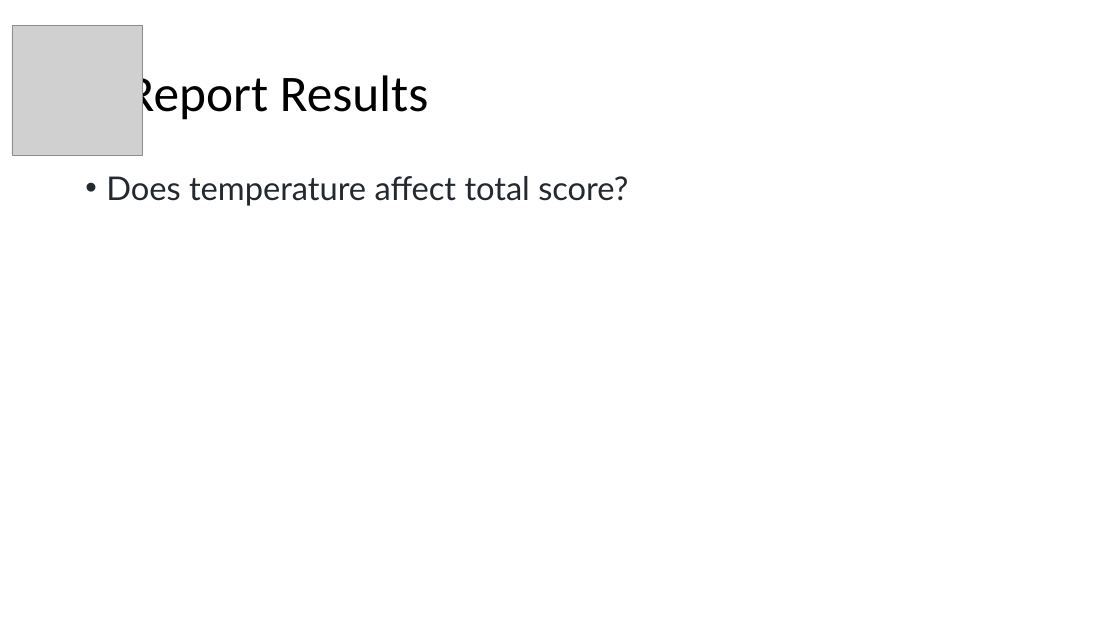
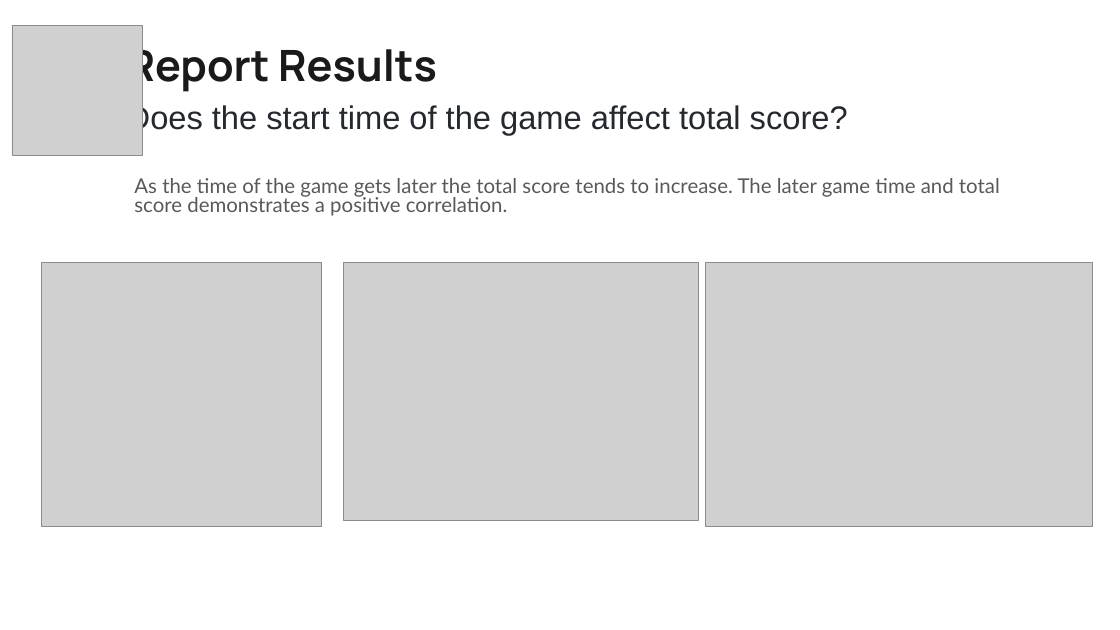
Before and after one commit to AndyGoodwin16/CFBGamesVSWeather, a slide deck: slide 11 of Project 1.pptx (slide 12 before the commit). Drawn at 1120x630 pixels with LibreOffice and Linux fonts; fonts in the diff are those of the drawing; grey boxes stand for pictures. Boxes give left, top, right and bottom in pixels: in the first picture for what was removed or moved away, otherwise in the second. Text is boxed around its words. In the diff, an @@ line names an element or a change of style, - is before the commit and + after.

```diff
--- a/Project 1.pptx
+++ b/Project 1.pptx
@@ title at [127,41,437,94]: size 44 to 37 pt, font Calibri to Manrope, text colour #000000 to #1A1A1A, bold on in "Report Results" @@
@@ title at [127,103,848,135]: paragraph added @@
+Does the start time of the game affect total score?
@@ text removed at [106,176,628,206] @@
-• Does temperature affect total score?
@@ text added at [134,178,1000,216], 17.5 pt, text #595959 @@
+As the time of the game gets later the total score tends to increase. The later game time and total score demonstrates a positive correlation.
@@ picture added at [41,263,321,526] @@
@@ picture added at [344,263,698,521] @@
@@ picture added at [705,263,1092,526] @@
```
Also in this commit, not shown: 7 other slides changed, 4 slides added, 5 slides removed.
